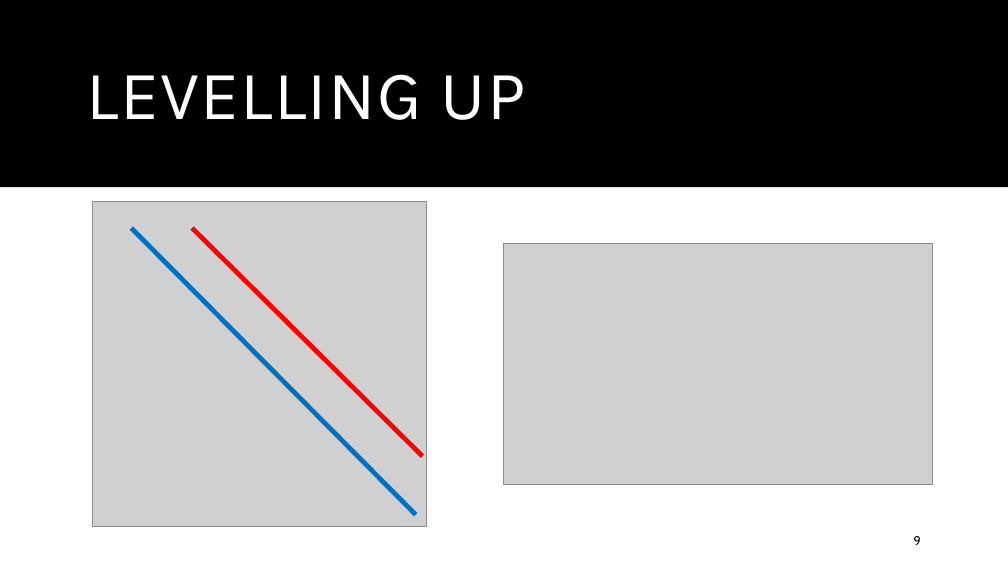
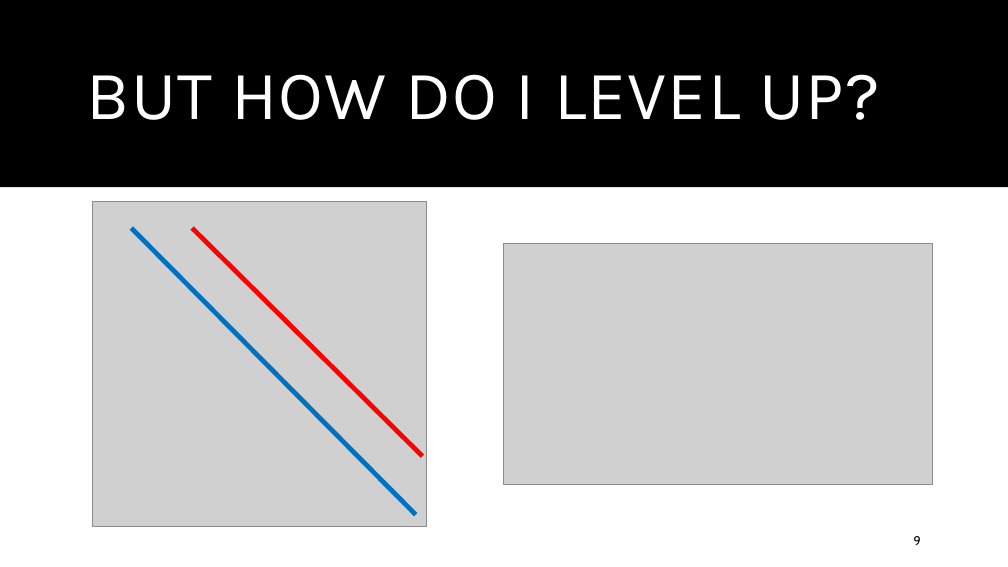
Before and after one commit to AGordon777/Unit5-MidProject, a slide deck: slide 9 of Presentation.pptx. Drawn at 1008x567 pixels with LibreOffice and Linux fonts; fonts in the diff are those of the drawing; grey boxes stand for pictures. Boxes give left, top, right and bottom in pixels: in the first picture for what was removed or moved away, otherwise in the second. Text is boxed around its words. In the diff, an @@ line names an element or a change of style, - is before the commit and + after.

```diff
--- a/Presentation.pptx
+++ b/Presentation.pptx
@@ title at (87, 74, 879, 120): text changed @@
-LEVELLING UP
+BUT HOW DO I LEVEL UP?
```
Also in this commit, not shown: 7 other slides changed, 2 other files.
